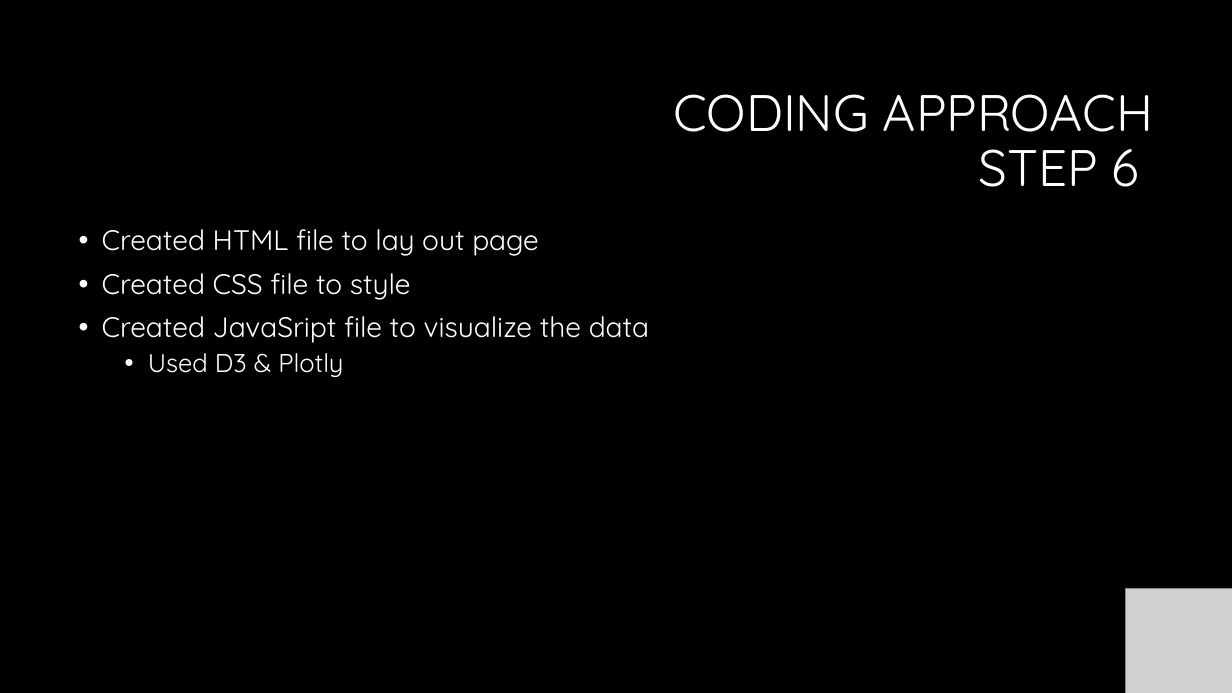
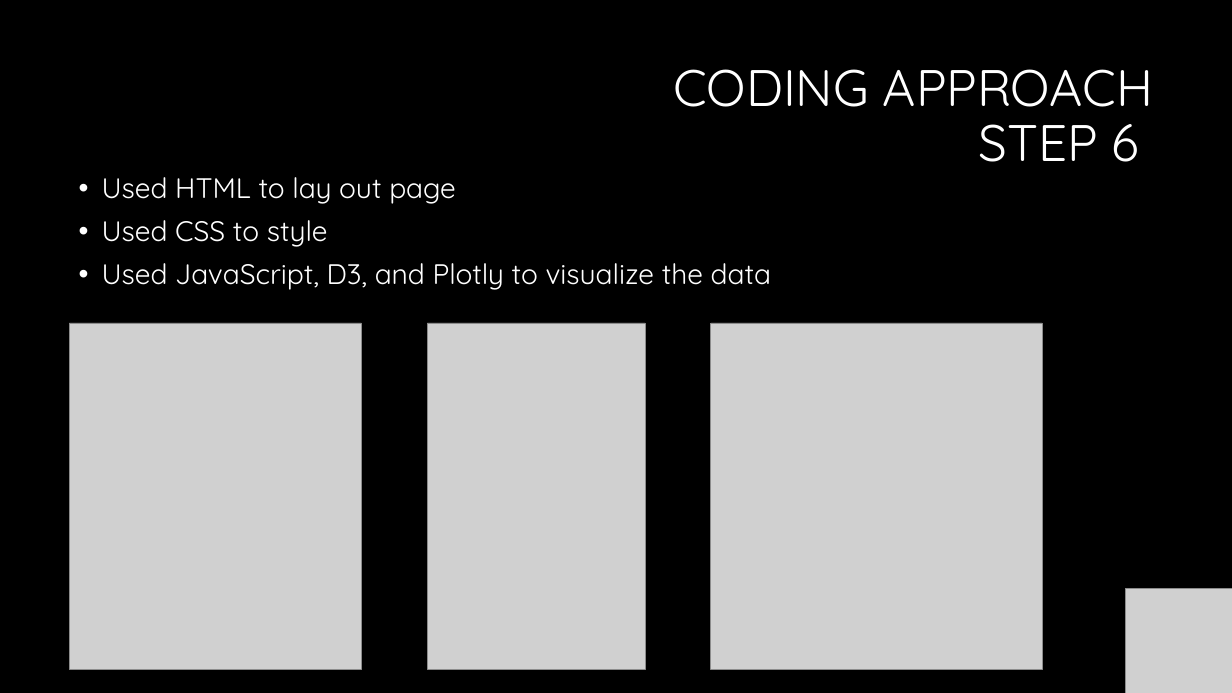
Before and after one commit to Dbuescher8/Pokemon-Project2, a slide deck: slide 9 of Presentation 2.pptx (slide 8 before the commit). Drawn at 1232x693 pixels with LibreOffice and Linux fonts; fonts in the diff are those of the drawing; grey boxes stand for pictures; background and template pictures are left out. Boxes give left, top, right and bottom in pixels: in the first picture for what was removed or moved away, otherwise in the second. Text is boxed around its words. In the diff, an @@ line names an element or a change of style, - is before the commit and + after.

```diff
--- a/Presentation 2.pptx
+++ b/Presentation 2.pptx
@@ title "CODING APPROACH STEP 6": place and size @@
-title "CODING APPROACH STEP 6" at (673, 94, 1154, 187)
+title "CODING APPROACH STEP 6" at (673, 69, 1154, 162)
@@ text at (102, 177, 771, 290): text changed @@
-• Created HTML file to lay out page
-• Created CSS file to style
-• Created JavaSript file to visualize the data
-  • Used D3 & Plotly
+• Used HTML to lay out page
+• Used CSS to style
+• Used JavaScript, D3, and Plotly to visualize the data
@@ picture added at (69, 323, 361, 670) @@
@@ picture added at (427, 323, 645, 670) @@
@@ picture added at (711, 323, 1042, 670) @@
```
Also in this commit, not shown: 8 other slides changed, 1 slide added.
